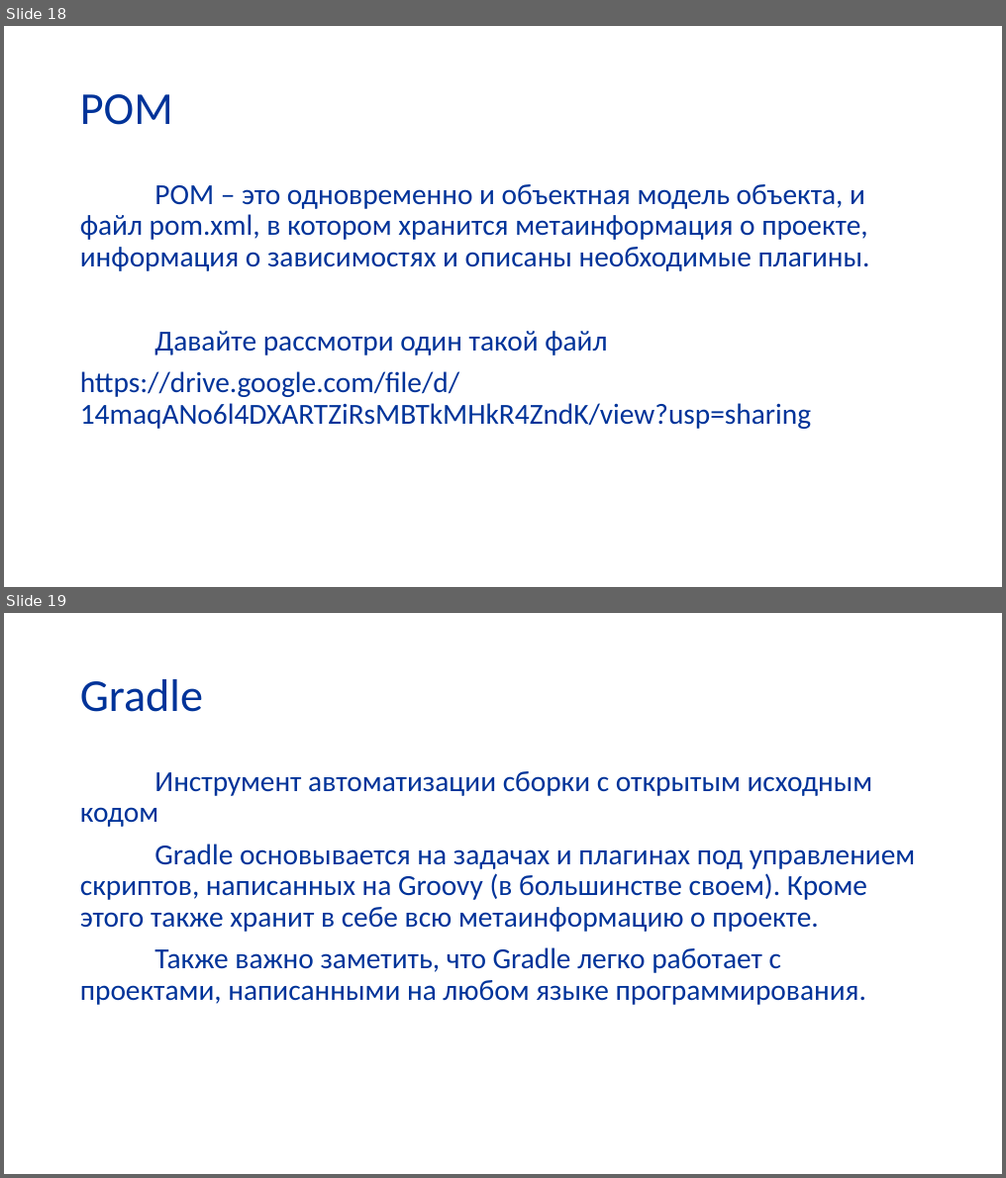
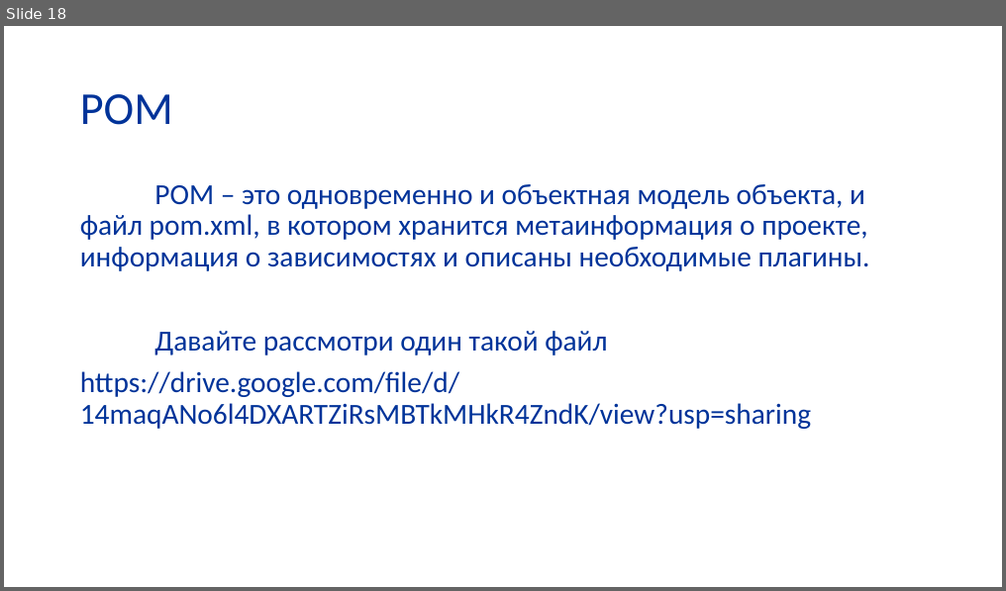
Before and after one commit to butenko-or/programming-technologies, a slide deck: PT_build_systems.pptx. Shown one above the other, each under a label of ours: slides 18 and 19 before the commit, slide 18 after it. The pictures are 1006x1178 and 1006x591 pixels, drawn with LibreOffice and Linux fonts; fonts in the diff are those of the drawing; background and template pictures are left out. Boxes give left, top, right and bottom in pixels: in the first picture for what was removed or moved away, otherwise in the second. Text is boxed around its words. In the diff, an @@ line names an element or a change of style, - is before the commit and + after.

```diff
--- a/PT_build_systems.pptx
+++ b/PT_build_systems.pptx
@@ slide 19 removed at (x1=4, y1=613, x2=1002, y2=1174), background picture (left out) @@
@@ title removed at (x1=80, y1=679, x2=203, y2=712) @@
-Gradle
@@ text removed at (x1=80, y1=771, x2=915, y2=1005) @@
-Инструмент автоматизации сборки с открытым исходным кодом
-Gradle основывается на задачах и плагинах под управлением скриптов, написанных на Groovy (в большинстве своем). Кроме этого также хранит в себе всю метаинформацию о проекте.
-Также важно заметить, что Gradle легко работает с проектами, написанными на любом языке программирования.
```
Also in this commit, not shown: 3 slides changed, 8 slides added, 17 other slides removed.
